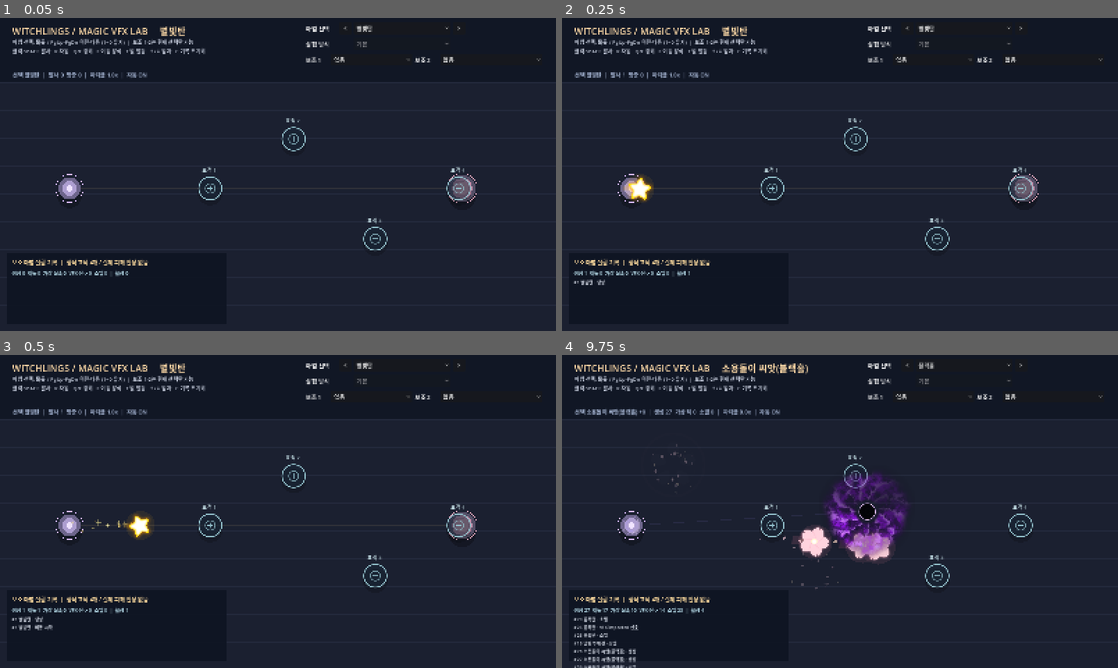
Above: before the commit, frames 1-4 (two rows, left to right).
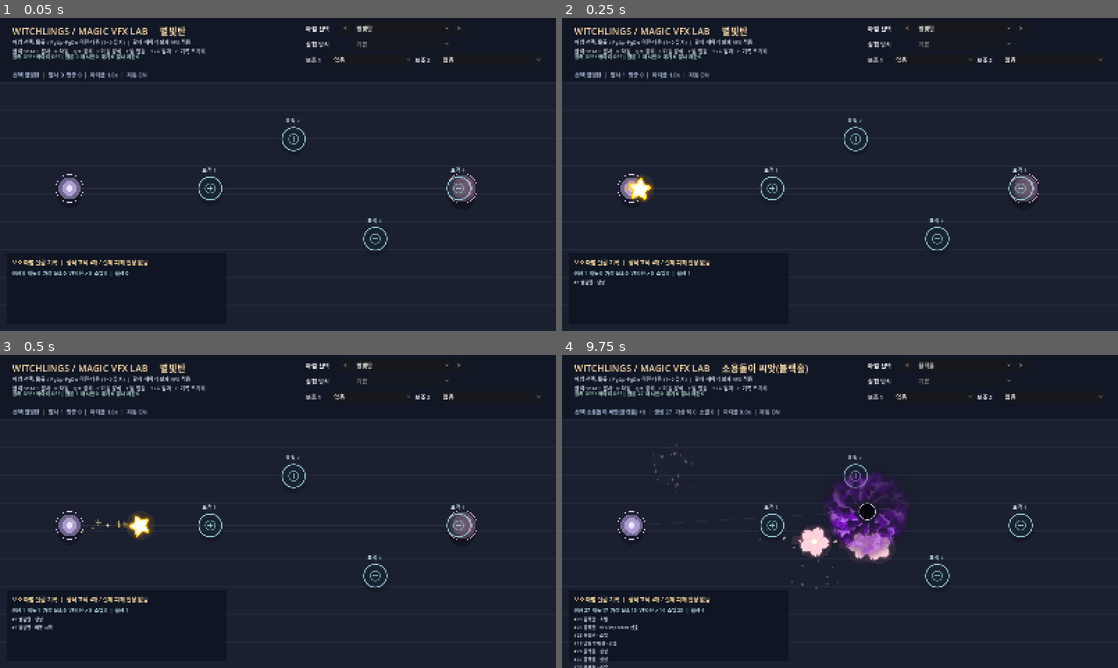
Above: after the commit, the same moments.

Repository: LittleEvasn/Test-Room
Game: Godot game, scene res://scenes/main.tscn
The game is run twice, just before and just after one commit, with the same random seed, the same clock (stepped at 60 frames per second) and the same inputs.
Inputs (mouse positions are in pixels of both pictures, inside the frame that each line leads up to):
- Up to frame 1 (0.05 s): no input
- Up to frame 2 (0.25 s): no input
- Up to frame 3 (0.5 s): no input
- Up to frame 4 (9.75 s): click "<" at 0.5 s; click "광선" at 1.25 s; tap Enter at 2 s; move the mouse to (962, 495) at 2.02 s; hold Up 2.03-2.75 s; tap C at 2.1, 6.6 s; click (962, 495) at 2.17 s; tap Space at 2.27, 2.3, 2.57, 6.8, 8.27, 8.3, 8.57 s; drag from (728, 527) to (812, 574) at 2.77 s; click ">" at 3.5 s; click "별빛탄" at 4.25 s; click "없음" at 5 s; click "달빛 부메랑" at 5.75 s; move the mouse to (895, 442) at 6.52 s; hold Up 6.53-7.25 s; click (895, 442) at 6.67 s; drag from (812, 574) to (673, 464) at 7.27 s; move the mouse to (1006, 558) at 8.02 s; hold Down 8.03-8.75 s; tap 2 at 8.1 s; click (1006, 558) at 8.17 s; drag from (673, 464) to (756, 433) at 8.77 s; move the mouse to (867, 511) at 9.52 s; hold Down from 9.53 s (still down); tap 4 at 9.6 s; click (867, 511) at 9.67 s

The runs differ from the first frame. In frame 1, 0.4% of the frame differs, in the area x 2-35%, y 6-14%; in frame 2, 0.4%; in frame 3, 0.4%; in frame 4, 0.7%, in the area x 2-35%, y 6-100%.

Commit message:
feat(test-room): support actual 3-way fan and single 0.18s echo wave

Diff:
--- a/scripts/main.gd
+++ b/scripts/main.gd
@@ -1,5 +1,5 @@
 extends Node2D
-## Clickable VFX spell catalog, dynamic test-mode selector, and instant 1004 laser.
+## Stage-1 fan and echo experiments on the existing independent VFX catalogue.
 
 const BOLT_SCRIPT = preload("res://scripts/star_bolt.gd")
 const IMPACT_SCRIPT = preload("res://scripts/impact_burst.gd")
@@ -23,8 +23,14 @@
 const SPELL_CHOICES := ["별빛탄", "꽃폭탄", "달빛 부메랑", "블랙홀", "가시꽃 덫", "얼음검", "벼락", "독 탱탱볼", "번개 아크", "화염구", "광선"]
 # Only genuinely implemented test motions are selectable.
 const SPELL_TEST_MODES := {9: ["직선 비행", "공전", "급선회"]}
-# Stage 0 only: selectable slots; no auxiliary effect is applied to VFX yet.
+# Stage 1: fan and echo active, remaining auxiliaries are UI-only.
 const SUPPORT_CHOICES := ["없음", "갈래", "추적", "도탄", "메아리", "낙하", "공전", "분열", "복제 궤적"]
+const FAN_INDEX := 1
+const ECHO_INDEX := 4
+const FAN_ANGLE := 0.24 # radians, same base fan spacing as the main game
+const ECHO_DELAY := 0.18
+const ECHO_PREVIEW_ALPHA := 0.35 # visual-only substitute for damage scaling
+const MAX_PENDING_ECHO := 12
 
 const SCREEN_SIZE := Vector2(1600.0, 900.0)
 const START_POINT := Vector2(200.0, 490.0)
@@ -63,10 +69,15 @@
 var fireball_finished := 0
 var fireball_motion := 0 # 0 straight, 1 orbit, 2 curving
 var laser_finished := 0
+var pending_echoes: Array[Dictionary] = []
+var original_casts := 0
+var echo_casts := 0
+var blocked_spawns := 0
 
 var title_label: Label
 var info_label: Label
 var status_label: Label
+var effect_label: Label
 var spell_picker: OptionButton
 var mode_picker: OptionButton
 var support_picker_1: OptionButton
@@ -83,6 +94,7 @@
 	queue_redraw()
 
 func _process(delta: float) -> void:
+	_update_pending_echoes(delta)
 	if autofire:
 		fire_clock -= delta
 		if fire_clock <= 0.0:
@@ -146,182 +158,276 @@
 		status_label.text = "선택 %s%s  |  발사 %d  명중 %d  |  파티클 %.1fx  |  자동 %s" % [
 			spell_name, rank_str, fired_count, impact_count, particle_multiplier, "ON" if autofire else "OFF"
 		]
+	if effect_label != null:
+		effect_label.text = "갈래 %s / 메아리 %s | 원본 %d  재시전 %d  대기 %d  발사 제한 %d" % [
+			"3발" if _has_support(FAN_INDEX) else "OFF",
+			"0.18초" if _has_support(ECHO_INDEX) else "OFF",
+			original_casts, echo_casts, pending_echoes.size(), blocked_spawns
+		]
 	queue_redraw()
 
 func _auto_interval() -> float:
 	match selected_spell:
-		3: return 5.2
+		3: return 6.3 if _has_support(FAN_INDEX) or _has_support(ECHO_INDEX) else 5.2
 		4: return 2.6
 		5: return 1.15
 		6:
 			# Avoid overlapping auto pulses at +2/+3 while reviewing one strike.
 			return 1.55 if thunder_rank <= 1 else (2.20 if thunder_rank == 2 else 2.85)
-		7: return 3.25
+		7: return 3.85 if _has_support(FAN_INDEX) or _has_support(ECHO_INDEX) else 3.25
 		8: return 1.15
-		9: return 5.20 if fireball_motion == 1 else 2.50
+		9: return 5.20 if fireball_motion == 1 else (3.45 if _has_support(FAN_INDEX) or _has_support(ECHO_INDEX) else 2.50)
 		10: return 0.94
 	return fire_interval
 
+func _has_support(index: int) -> bool:
+	return support_1 == index or support_2 == index
+
+func _spell_rank(spell_id: int) -> int:
+	match spell_id:
+		1: return bloom_rank
+		3: return black_hole_rank
+		4: return thorn_rank
+		5: return ice_sword_rank
+		6: return thunder_rank
+		7: return poison_rank
+		8: return lightning_arc_rank
+		9: return fireball_rank
+	return 0
+
+func _cast_snapshot(replace_hole: bool) -> Dictionary:
+	# Freeze the source spell, direction, rank and test settings for a delayed echo.
+	return {
+		"spell": selected_spell, "origin": START_POINT, "aim": target_point,
+		"rank": _spell_rank(selected_spell), "density": particle_multiplier,
+		"motion": fireball_motion, "fan": _has_support(FAN_INDEX),
+		"echo": _has_support(ECHO_INDEX), "replace_hole": replace_hole
+	}
+
 func shoot(replace_hole: bool = false) -> void:
+	var context := _cast_snapshot(replace_hole)
+	if _fire_wave(context, false) <= 0:
+		return
+	original_casts += 1
+	if bool(context["echo"]):
+		if pending_echoes.size() < MAX_PENDING_ECHO:
+			# Scheduled once per original cast, NEVER per bullet or echo copy.
+			pending_echoes.append({"delay": ECHO_DELAY, "cast": context.duplicate(true)})
+		else:
+			blocked_spawns += 1
+
+func _update_pending_echoes(delta: float) -> void:
+	for i in range(pending_echoes.size() - 1, -1, -1):
+		var task: Dictionary = pending_echoes[i]
+		task["delay"] = float(task["delay"]) - delta
+		if float(task["delay"]) <= 0.0:
+			pending_echoes.remove_at(i)
+			if _fire_wave(task["cast"], true) > 0:
+				echo_casts += 1
+		else:
+			pending_echoes[i] = task
+
+func _fire_wave(context: Dictionary, echo_copy: bool) -> int:
+	var count := 3 if bool(context["fan"]) else 1
+	var origin: Vector2 = context["origin"]
+	var delta_aim: Vector2 = Vector2(context["aim"]) - origin
+	if delta_aim.length_squared() < 0.001:
+		delta_aim = Vector2.RIGHT * 300.0
+	var successes := 0
+	for i in range(count):
+		var angle := (float(i) - float(count - 1) * 0.5) * FAN_ANGLE
+		var shot_aim: Vector2 = origin + delta_aim.rotated(angle)
+		if _spawn_single_cast(context, shot_aim, echo_copy, i + 1, count):
+			successes += 1
+	return successes
+
+func _spawn_single_cast(context: Dictionary, shot_aim: Vector2, is_echo: bool, branch: int, branches: int) -> bool:
+	var spell_id: int = int(context["spell"])
+	var origin: Vector2 = context["origin"]
+	var density: float = float(context["density"])
+	var rank: int = int(context["rank"])
+	var motion: int = int(context["motion"])
+	var replace_hole: bool = bool(context["replace_hole"]) and not is_echo
 	var spawned_spell: Node2D = null
 	var active_count := get_tree().get_nodes_in_group("vfx_bolt").size() + get_tree().get_nodes_in_group("vfx_bloom").size …(491 unchanged characters)…
 	if active_count >= 50:
-		return
-	if selected_spell == 0:
+		return false
+	if spell_id == 0:
 		var bolt = BOLT_SCRIPT.new()
-		bolt.configure(START_POINT, target_point, particle_multiplier)
+		bolt.configure(origin, shot_aim, density)
 		add_child(bolt)
 		spawned_spell = bolt
 		bolt.add_to_group("vfx_bolt")
-		bolt.impacted.connect(_on_bolt_impact)
-	elif selected_spell == 1:
+		bolt.impacted.connect(_on_bolt_impact.bind(is_echo))
+	elif spell_id == 1:
 		var bomb = BLOOM_SCRIPT.new()
-		bomb.configure(START_POINT, target_point, particle_multiplier, BLOOM_RADII[bloom_rank])
+		bomb.configure(origin, shot_aim, density, BLOOM_RADII[rank])
 		add_child(bomb)
 		spawned_spell = bomb
 		bomb.add_to_group("vfx_bloom")
-		bomb.impacted.connect(_on_bloom_impact.bind(bloom_rank))
-	elif selected_spell == 2:
+		bomb.impacted.connect(_on_bloom_impact.bind(rank, density, is_echo))
+	elif spell_id == 2:
 		var moon = MOON_SCRIPT.new()
-		moon.configure(START_POINT, target_point, particle_multiplier)
+		moon.configure(origin, shot_aim, density)
 		add_child(moon)
 		spawned_spell = moon
 		moon.add_to_group("vfx_moon")
-		moon.struck.connect(_on_moon_struck)
-		moon.returned.connect(_on_moon_returned)
-	elif selected_spell == 3:
+		moon.struck.connect(_on_moon_struck.bind(is_echo))
+		moon.returned.connect(_on_moon_returned.bind(is_echo))
+	elif spell_id == 3:
 		# 이펙트 평가 중에는 블랙홀 한 개에만 집중한다.
 		# 자동 발사는 기존 개체가 소멸할 때까지 기다리고, 수동 발사는 위치를 바꿔 다시 소환한다.
 		var active_holes := get_tree().get_nodes_in_group("vfx_hole")
-		if not active_holes.is_empty():
-			if not replace_hole:
-				return
-			for old_hole in active_holes:
-				old_hole.remove_from_group("vfx_hole")
-				old_hole.queue_free()
+		if not bool(context["fan"]) and not bool(context["echo"]):
+			if not active_holes.is_empty():
+				if not replace_hole:
+					return false
+				for old_hole in active_holes:
+					old_hole.remove_from_group("vfx_hole")
+					old_hole.queue_free()
+		elif active_holes.size() >= 6:
+			blocked_spawns += 1
+			return false
 		var hole = BLACK_HOLE_SCRIPT.new()
-		hole.configure(target_point, START_POINT, particle_multiplier, black_hole_rank)
+		hole.configure(shot_aim, origin, density, rank)
 		add_child(hole)
 		spawned_spell = hole
 		hole.add_to_group("vfx_hole")
 		hole.pulsed.connect(_on_black_hole_pulse)
 		hole.vanished.connect(_on_black_hole_vanished)
-	elif selected_spell == 5:
+	elif spell_id == 5:
 		# Pure animation preview: no enemy, status effects, hitbox or spell combat.
 		var sword = ICE_SWORD_SCRIPT.new()
-		sword.configure(START_POINT, target_point, particle_multiplier, ice_sword_rank, ice_sword_swings)
+		sword.configure(origin, shot_aim, density, rank, ice_sword_swings)
 		add_child(sword)
 		spawned_spell = sword
 		sword.add_to_group("vfx_ice_sword")
 		sword.finished.connect(_on_ice_sword_finished)
 		ice_sword_swings += 1
-	elif selected_spell == 6:
+	elif spell_id == 6:
 		# Ground-targeted lightning VFX only. No combat collision or damage.
 		var lightning = THUNDER_SCRIPT.new()
-		lightning.configure(target_point, particle_multiplier, thunder_rank)
+		lightning.configure(shot_aim, density, rank)
 		add_child(lightning)
 		spawned_spell = lightning
 		lightning.add_to_group("vfx_thunder")
 		lightning.struck.connect(_on_thunder_struck)
 		lightning.finished.connect(_on_thunder_finished)
-	elif selected_spell == 7:
+	elif spell_id == 7:
 		# VFX-only: a simple bouncing poison circle leaves one ground puddle per landing.
-		if get_tree().get_nodes_in_group("vfx_poison_ball").size() >= 5:
-			return
+		if get_tree().get_nodes_in_group("vfx_poison_ball").size() >= (6 if bool(context["fan"]) or bool(context["echo"]) else 5):
+			return false
 		var orb = POISON_BALL_SCRIPT.new()
-		orb.configure(START_POINT, target_point, particle_multiplier, poison_rank)
+		orb.configure(origin, shot_aim, density, rank)
 		add_child(orb)
 		spawned_spell = orb
 		orb.add_to_group("vfx_poison_ball")
-		orb.landed.connect(_on_poison_land)
+		orb.landed.connect(_on_poison_land.bind(density, is_echo))
 		orb.finished.connect(_on_poison_finished)
-	elif selected_spell == 8:
+	elif spell_id == 8:
 		# FencerDevLog-inspired single unbranched electric arc, visually isolated from 7: strike.
 		var arc = LIGHTNING_ARC_SCRIPT.new()
-		arc.configure(START_POINT, target_point, particle_multiplier, lightning_arc_rank)
+		arc.configure(origin, shot_aim, density, rank)
 		add_child(arc)
 		spawned_spell = arc
 		arc.add_to_group("vfx_lightning_arc")
 		arc.finished.connect(_on_lightning_arc_finished)
-	elif selected_spell == 10:
+	elif spell_id == 10:
 		# Magicraft 1004 basic: instant straight beam, no refraction until a later test.
 		var ray = LASER_SCRIPT.new()
-		ray.configure(START_POINT, target_point, particle_multiplier)
+		ray.configure(origin, shot_aim, density)
 		add_child(ray)
 		spawned_spell = ray
 		ray.add_to_group("vfx_laser")
 		ray.finished.connect(_on_laser_finished)
-	elif selected_spell == 9:
+	elif spell_id == 9:
 		if get_tree().get_nodes_in_group("vfx_fireball").size() >= 6:
-			return
+			return false
 		var fireball = FIREBALL_SCRIPT.new()
-		fireball.configure(START_POINT, target_point, particle_multiplier, fireball_rank, fireball_motion)
+		fireball.configure(origin, shot_aim, density, rank, motion)
 		add_child(fireball)
 		spawned_spell = fireball
 		fireball.add_to_group("vfx_fireball")
-		fireball.impacted.connect(_on_fireball_impact.bind(fireball_rank))
+		fireball.impacted.connect(_on_fireball_impact.bind(rank, density, is_echo))
 		fireball.finished.connect(_on_fireball_finished)
 	else:
 		# Unlike the black-hole preview, multiple deployed thorn traps are allowed.
 		if get_tree().get_nodes_in_group("vfx_thorn").size() >= 12:
-			return
+			return false
 		var trap = THORN_SCRIPT.new()
-		trap.configure(START_POINT, target_point, particle_multiplier, thorn_rank)
+		trap.configure(origin, shot_aim, density, rank)
 		add_child(trap)
 		spawned_spell = trap
 		trap.add_to_group("vfx_thorn")
 		trap.deployed.connect(_on_thorn_deployed)
 		trap.triggered.connect(_on_thorn_triggered)
 		trap.vanished.connect(_on_thorn_vanished)
+	if spawned_spell == null:
+		return false
+	if is_echo:
+		spawned_spell.modulate.a = ECHO_PREVIEW_ALPHA
 	fired_count += 1
-	# A single shared instrumentation path for every base VFX, independent of modifiers.
-	if spawned_spell != null:
-		var cast_id: int = harness.track(spawned_spell, _spell_name())
-		if selected_spell == 10:
-			# The instantaneous beam has no moving projectile body.
-			var beam_direction: Vector2 = (target_point - START_POINT).normalized()
-			if beam_direction.length_squared() <= 0.001:
-				beam_direction = Vector2.RIGHT
-			harness.check_beam(cast_id, START_POINT, START_POINT + beam_direction * float(LASER_SCRIPT.MAX_RANGE))
+	var label: String = SPELL_CHOICES[spell_id]
+	if is_echo:
+		label += " [메아리]"
+	if branches > 1:
+		label += " 갈래 %d/%d" % [branch, branches]
+	var cast_id: int = harness.track(spawned_spell, label)
+	if spell_id == 10:
+		var beam_direction: Vector2 = (shot_aim - origin).normalized()
+		if beam_direction.length_squared() <= 0.001:
+			beam_direction = Vector2.RIGHT
+		harness.check_beam(cast_id, origin, origin + beam_direction * float(LASER_SCRIPT.MAX_RANGE))
+	return true
 
 func _on_laser_finished() -> void:
 	laser_finished += 1
 
-func _on_fireball_impact(point: Vector2, cast_rank: int) -> void:
+func _on_fireball_impact(point: Vector2, cast_rank: int, cast_density: float, is_echo: bool) -> void:
 	fireball_impacts += 1
 	var burst = FIREBALL_IMPACT_SCRIPT.new()
 	burst.global_position = point
-	burst.configure(float(FIREBALL_SCRIPT.RADII[cast_rank]), particle_multiplier)
+	burst.configure(float(FIREBALL_SCRIPT.RADII[cast_rank]), cast_density)
 	add_child(burst)
+	if is_echo:
+		burst.modulate.a = ECHO_PREVIEW_ALPHA
 
 func _on_fireball_finished() -> void:
 	fireball_finished += 1
 
-func _on_bolt_impact(point: Vector2) -> void:
+func _on_bolt_impact(point: Vector2, is_echo: bool) -> void:
 	impact_count += 1
 	var burst = IMPACT_SCRIPT.new()
 	burst.global_position = point
 	add_child(burst)
-
-func _on_bloom_impact(point: Vector2, radius: float, cast_rank: int) -> void:
+	if is_echo:
+		burst.modulate.a = ECHO_PREVIEW_ALPHA
+
+func _on_bloom_impact(point: Vector2, radius: float, cast_rank: int, cast_density: float, is_echo: bool) -> void:
 	impact_count += 1
 	var burst = BLOOM_BURST_SCRIPT.new()
 	burst.global_position = point
-	burst.configure(radius, particle_multiplier, cast_rank)
+	burst.configure(radius, cast_density, cast_rank)
 	add_child(burst)
-
-func _on_moon_struck(point: Vector2) -> void:
+	if is_echo:
+		burst.modulate.a = ECHO_PREVIEW_ALPHA
+
+func _on_moon_struck(point: Vector2, is_echo: bool) -> void:
 	impact_count += 1
 	var flash = MOON_HIT_SCRIPT.new()
 	flash.global_position = point
 	flash.configure(false)
 	add_child(flash)
-
-func _on_moon_returned(point: Vector2) -> void:
+	if is_echo:
+		flash.modulate.a = ECHO_PREVIEW_ALPHA
+
+func _on_moon_returned(point: Vector2, is_echo: bool) -> void:
 	var flash = MOON_HIT_SCRIPT.new()
 	flash.global_position = point
 	flash.configure(true)
 	add_child(flash)
+	if is_echo:
+		flash.modulate.a = ECHO_PREVIEW_ALPHA
 
 func _on_black_hole_pulse(_point: Vector2, _radius: float) -> void:
 	# 실험실에는 적이 없으므로 실제 피해 대신 0.25초 틱 신호만 기록한다.
@@ -342,7 +448,7 @@
 func _on_lightning_arc_finished(_point: Vector2) -> void:
 	lightning_arc_finished += 1
 
-func _on_poison_land(point: Vector2, radius: float, lifetime: float) -> void:
+func _on_poison_land(point: Vector2, radius: float, lifetime: float, cast_density: float, is_echo: bool) -> void:
 	poison_landings += 1
 	# Bound the preview under repeated casts and high-rank tests.
 	var pools := get_tree().get_nodes_in_group("vfx_poison_puddle")
@@ -350,8 +456,10 @@
 		pools[0].queue_free()
 	var puddle = POISON_PUDDLE_SCRIPT.new()
 	puddle.position = point
-	puddle.configure(radius, lifetime, particle_multiplier)
+	puddle.configure(radius, lifetime, cast_density)
 	add_child(puddle)
+	if is_echo:
+		puddle.modulate.a = ECHO_PREVIEW_ALPHA
 	puddle.add_to_group("vfx_poison_puddle")
 
 func _on_poison_finished() -> void:
@@ -480,6 +588,11 @@
 			KEY_DOWN, KEY_MINUS, KEY_KP_SUBTRACT:
 				particle_multiplier = maxf(0.0, particle_multiplier - 0.5)
 			KEY_C:
+				pending_echoes.clear()
+				original_casts = 0
+				echo_casts = 0
+				blocked_spawns = 0
+				fire_clock = _auto_interval()
 				for group_name in ["vfx_bolt", "vfx_bloom", "vfx_moon", "vfx_hole", "vfx_thorn", "vfx_ice_sword", "vfx_thunder", "vfx_poison_ball", "vfx_poison_puddle", "vfx_lightning_arc", "vfx_fireball", "vfx_laser"]:
 					for projectile in get_tree().get_nodes_in_group(group_name):
 						projectile.queue_free()
@@ -558,11 +671,17 @@
 	_update_title()
 
 	info_label = Label.new()
-	info_label.text = "마법 선택: 목록 / PgUp·PgDn 이전·다음 (1~0 유지)  |  보조 1·2는 현재 선택만 가능\n클릭·SPACE 발사   R 자동   Q/E 강화   F 이동 방식   T 덫 발동   ↑/↓ 입자   C 기록 초기화"
+	info_label.text = "마법 선택: 목록 / PgUp·PgDn 이전·다음 (1~0 유지)  |  갈래·메아리 실제 VFX 적용\n클릭·SPACE 발사   R 자동   Q/E 강화   F 이동 방식   T 덫 발동   ↑/↓ 입자   C 기록 초기화"
 	info_label.position = Vector2(36, 57)
 	info_label.add_theme_font_size_override("font_size", 15)
 	info_label.add_theme_color_override("font_color", Color("c9d0e0"))
 	layer.add_child(info_label)
+
+	effect_label = Label.new()
+	effect_label.position = Vector2(36, 99)
+	effect_label.add_theme_font_size_override("font_size", 14)
+	effect_label.add_theme_color_override("font_color", Color("bfe7da"))
+	layer.add_child(effect_label)
 
 	status_label = Label.new()
 	status_label.position = Vector2(36, 151)
@@ -629,7 +748,7 @@
 		support_picker_1.add_item(SUPPORT_CHOICES[i], i)
 	support_picker_1.select(0)
 	support_picker_1.item_selected.connect(_on_support_selected.bind(1))
-	support_picker_1.tooltip_text = "0단계: 선택 저장만 수행. 실제 효과는 추후 구현."
+	support_picker_1.tooltip_text = "갈래·메아리만 실제 작동. 나머지 선택은 준비 중."
 	layer.add_child(support_picker_1)
 
 	var label_2 := Label.new()
@@ -645,11 +764,11 @@
 		support_picker_2.add_item(SUPPORT_CHOICES[i], i)
 	support_picker_2.select(0)
 	support_picker_2.item_selected.connect(_on_support_selected.bind(2))
-	support_picker_2.tooltip_text = "동일 보조의 중복 선택은 허용되지 않습니다."
+	support_picker_2.tooltip_text = "갈래+메아리 동시 작동. 동일 보조 중복은 허용되지 않습니다."
 	layer.add_child(support_picker_2)
 
 func _on_support_selected(index: int, slot: int) -> void:
-	# The same auxiliary spell must not appear in both slots. Neither runs yet.
+	# The same auxiliary spell must not appear in both slots.
 	if slot == 1:
 		support_1 = index
 		if index != 0 and support_2 == index:
@@ -660,6 +779,7 @@
 		if index != 0 and support_1 == index:
 			support_1 = 0
 			support_picker_1.select(0)
+	fire_clock = _auto_interval()
 
 func _select_spell(index: int) -> void:
 	selected_spell = posmod(index, SPELL_CHOICES.size())
